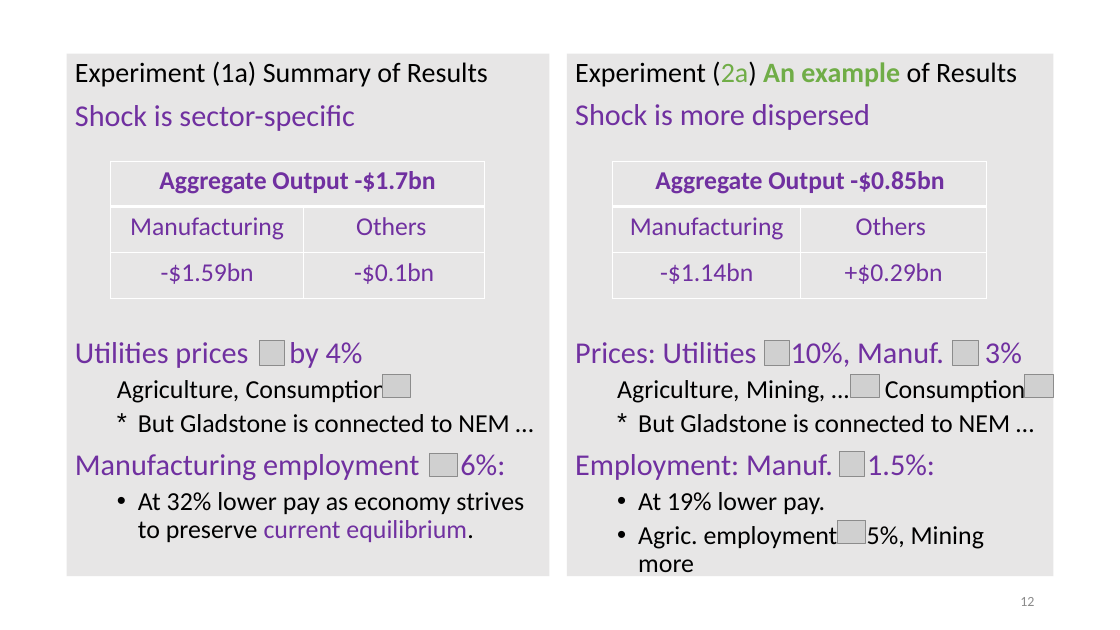
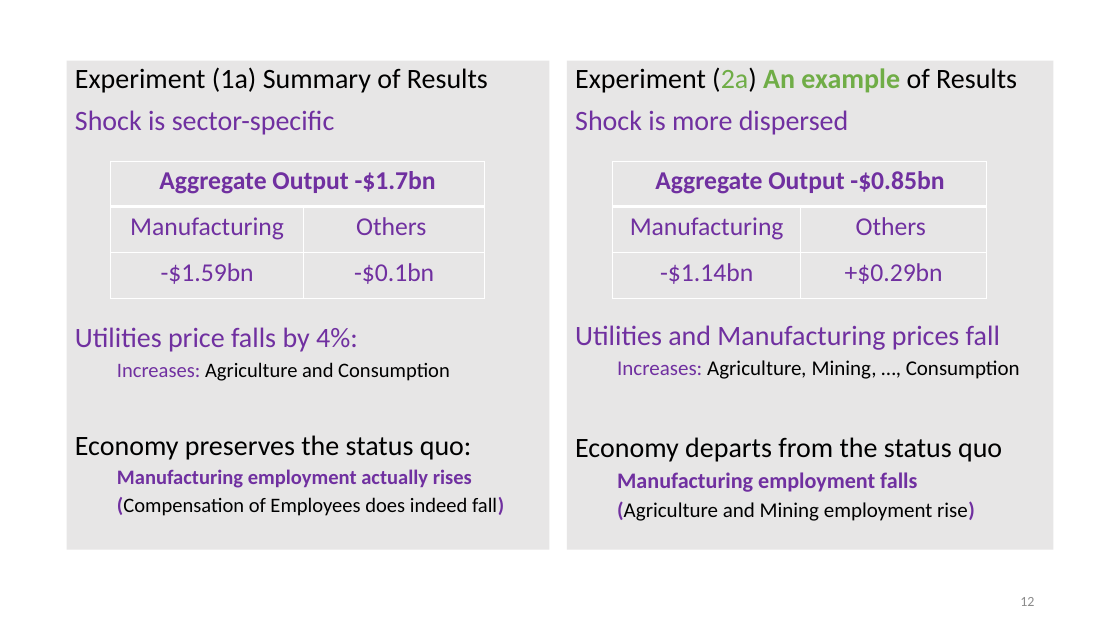
Before and after one commit to patrickocal/gladstone, a slide deck: slide 12 of powerpoint/glad-slides.pptx. Drawn at 1120x630 pixels with LibreOffice and Linux fonts; fonts in the diff are those of the drawing; grey boxes stand for pictures. Boxes give left, top, right and bottom in pixels: in the first picture for what was removed or moved away, otherwise in the second. Text is boxed around its words. In the diff, an @@ line names an element or a change of style, - is before the commit and + after.

```diff
--- a/powerpoint/glad-slides.pptx
+++ b/powerpoint/glad-slides.pptx
@@ text "Experiment (1a) Summary of Results": place and size @@
-text "Experiment (1a) Summary of Results" at bbox=[66, 54, 549, 576]
+text "Experiment (1a) Summary of Results" at bbox=[66, 60, 549, 549]
@@ rectangle "Experiment (2a) An example of ...": place and size @@
-rectangle "Experiment (2a) An example of ..." at bbox=[567, 54, 1054, 576]
+rectangle "Experiment (2a) An example of ..." at bbox=[567, 60, 1054, 549]
@@ text in rectangle at bbox=[575, 67, 1017, 135]: size 24.1 to 24 pt in "Experiment (2a) An example of Results"; size 25.9 to 24 pt in "Shock is more dispersed" @@
@@ text at bbox=[75, 110, 335, 135]: size 25.9 to 24.1 pt in "Shock is sector-specific" @@
@@ text at bbox=[75, 327, 504, 516]: text changed; size 22.2 to 17.6 pt @@
-Utilities prices by 4%
-  Agriculture, Consumption
-  * But Gladstone is connected to NEM …
-Manufacturing employment 6%:
-  • At 32% lower pay as economy strives to preserve current equilibrium.
+Utilities price falls by 4%:
+  Increases: Agriculture and Consumption
+Economy preserves the status quo:
+  Manufacturing employment actually rises
+  (Compensation of Employees does indeed fall)
@@ text in rectangle at bbox=[575, 325, 1020, 521]: text changed; size 22.2 to 18 pt @@
-Prices: Utilities 10%, Manuf. 3%
-  Agriculture, Mining, … Consumption
-  * But Gladstone is connected to NEM …
-Employment: Manuf. 1.5%:
-  • At 19% lower pay.
-  • Agric. employment 5%, Mining more
+Utilities and Manufacturing prices fall
+  Increases: Agriculture, Mining, …, Consumption
+Economy departs from the status quo
+  Manufacturing employment falls
+  (Agriculture and Mining employment rise)
@@ picture removed at bbox=[260, 340, 285, 365] @@
@@ picture removed at bbox=[765, 340, 790, 365] @@
@@ picture removed at bbox=[953, 341, 978, 366] @@
@@ picture removed at bbox=[382, 375, 411, 398] @@
@@ picture removed at bbox=[851, 375, 880, 398] @@
@@ picture removed at bbox=[1025, 375, 1054, 398] @@
@@ picture removed at bbox=[429, 454, 458, 477] @@
@@ picture removed at bbox=[840, 451, 865, 476] @@
@@ picture removed at bbox=[838, 520, 866, 544] @@
```
Also in this commit, not shown: 9 other slides changed, 1 other file.
